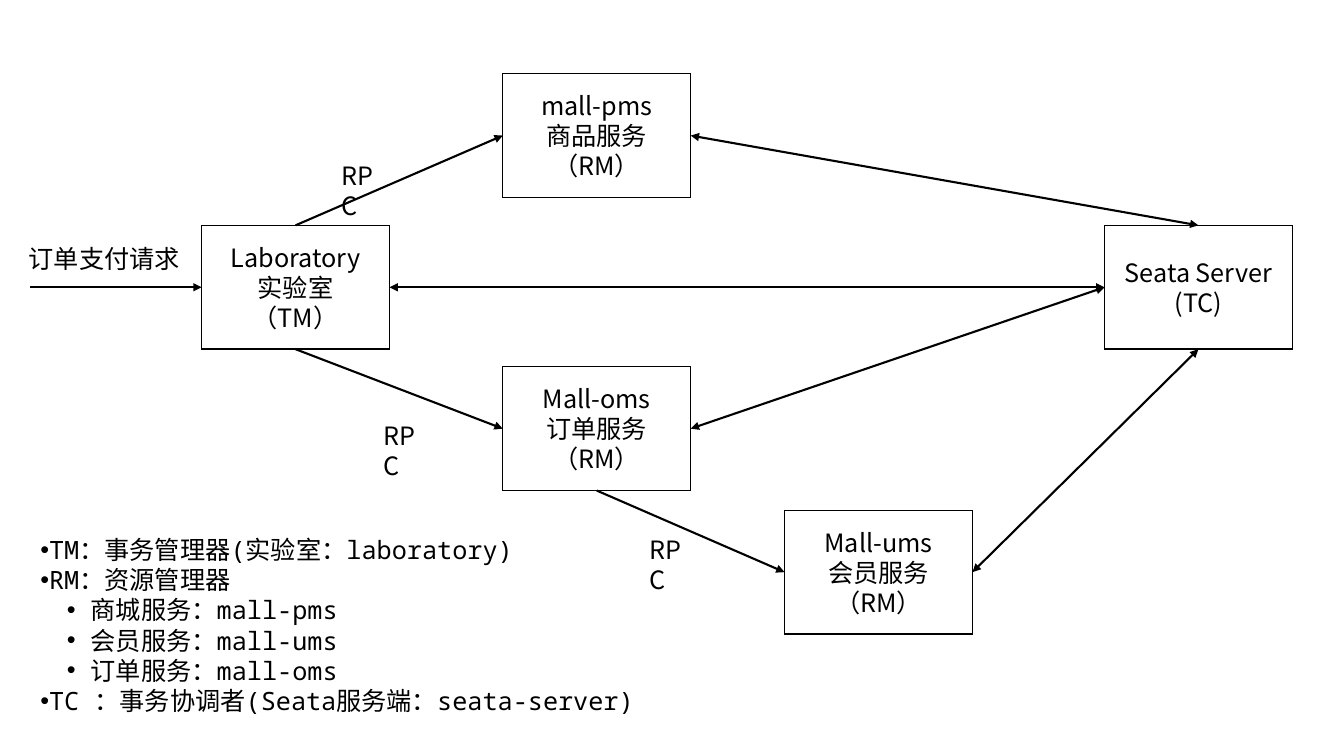
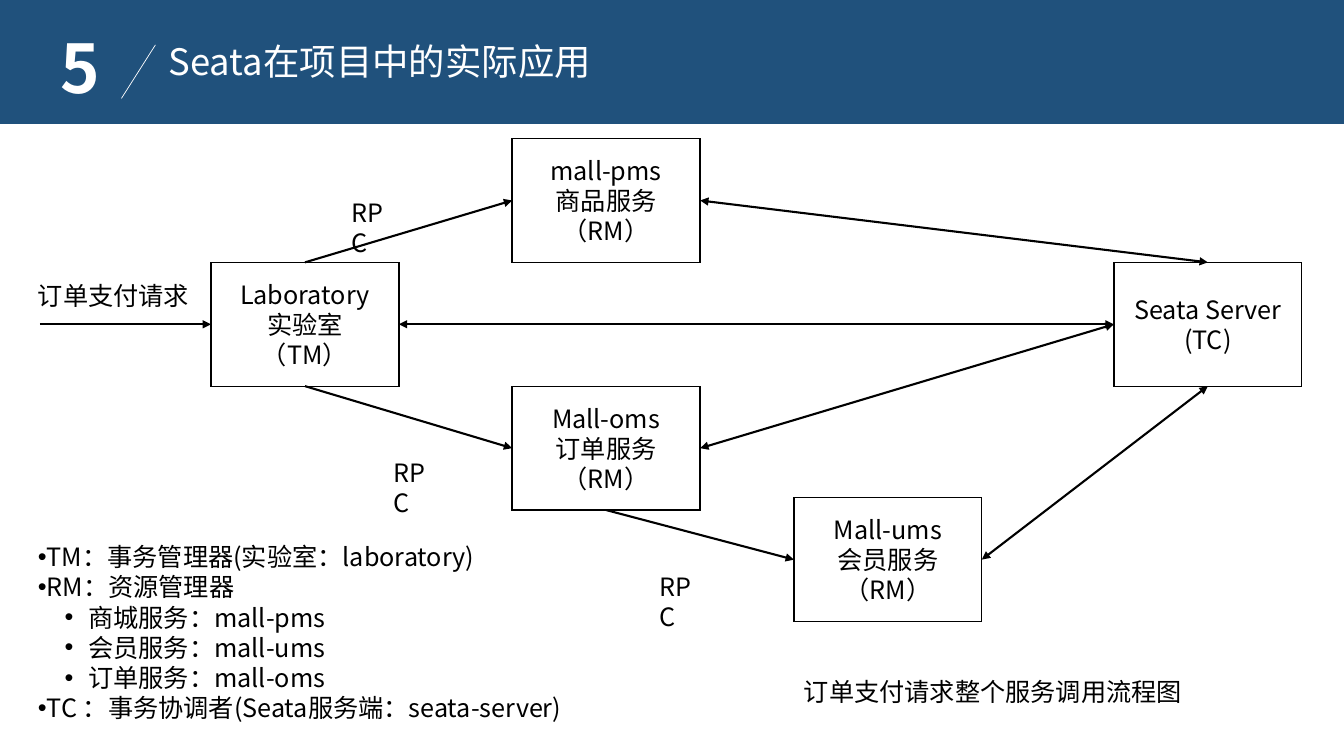
Before and after one commit to earthy-zinc/tuwei-mall, a slide deck: slide 4 of docs/ppt/seata.pptx. Drawn at 1344x756 pixels with LibreOffice and Linux fonts; fonts in the diff are those of the drawing. Boxes give left, top, right and bottom in pixels: in the first picture for what was removed or moved away, otherwise in the second. Text is boxed around its words. In the diff, an @@ line names an element or a change of style, - is before the commit and + after.

```diff
--- a/docs/ppt/seata.pptx
+++ b/docs/ppt/seata.pptx
@@ rectangle added at [0,0,1344,124], fill #20517C @@
@@ text added at [61,43,101,94], 48 pt, text #FFFFFF, bold @@
+5
@@ line added from (155, 45) to (122, 99), #FFFFFF 0.5 pt @@
@@ text added at [169,44,591,78], 26 pt, text #FFFFFF @@
+Seata在项目中的实际应用
@@ rectangle "mall-pms": place and size @@
-rectangle "mall-pms" at [503,74,691,198]
+rectangle "mall-pms" at [512,138,700,262]
@@ arrow moved from (295, 226) - (503, 136) to (306, 262) - (512, 201) @@
@@ double arrow moved from (691, 136) - (1199, 226) to (701, 201) - (1208, 262) @@
@@ 2 rectangles, 1 text: place and size @@
-2 rectangles, 1 text at [29,226,1293,350]
+2 rectangles, 1 text at [38,262,1302,386]
@@ 3 texts, 1 arrow, 1 double arrow: place and size @@
-3 texts, 1 arrow, 1 double arrow at [30,155,1105,570]
+3 texts, 1 arrow, 1 double arrow at [39,193,1114,607]
@@ double arrow moved from (691, 429) - (1105, 287) to (701, 449) - (1114, 325) @@
@@ arrow moved from (295, 349) - (503, 429) to (306, 386) - (512, 449) @@
@@ rectangle "Mall-oms": place and size @@
-rectangle "Mall-oms" at [503,367,691,491]
+rectangle "Mall-oms" at [512,386,700,510]
@@ double arrow moved from (973, 573) - (1199, 349) to (982, 560) - (1208, 386) @@
@@ rectangle "Mall-ums": place and size @@
-rectangle "Mall-ums" at [784,510,972,634]
+rectangle "Mall-ums" at [795,498,982,622]
@@ text "TM：事务管理器(实验室：laboratory)": place and size @@
-text "TM：事务管理器(实验室：laboratory)" at [49,537,633,714]
+text "TM：事务管理器(实验室：laboratory)" at [47,544,561,722]
@@ text "TM：事务管理器(实验室：laboratory)" at [47,544,561,722]: font Noto Sans Mono to Noto Sans CJK SC @@
@@ arrow moved from (597, 491) - (784, 573) to (606, 510) - (795, 560) @@
@@ text added at [804,679,1182,703], 18 pt, text #000000 @@
+订单支付请求整个服务调用流程图
```
Also in this commit, not shown: 2 other slides changed, 4 slides added, 1 slide removed, 11 other files.
